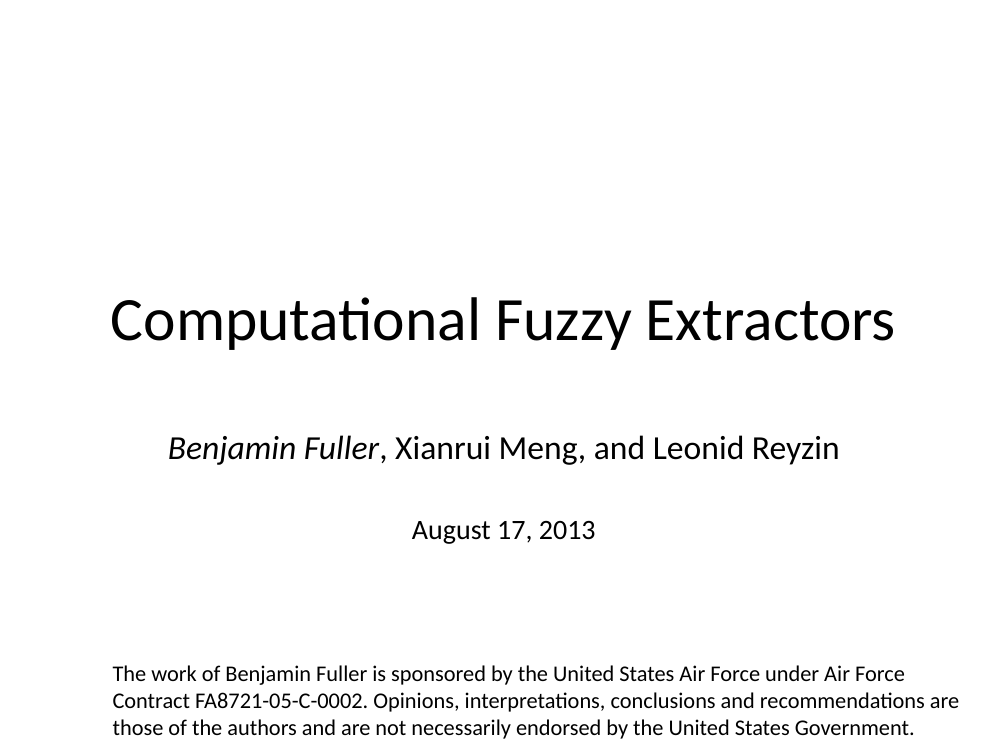
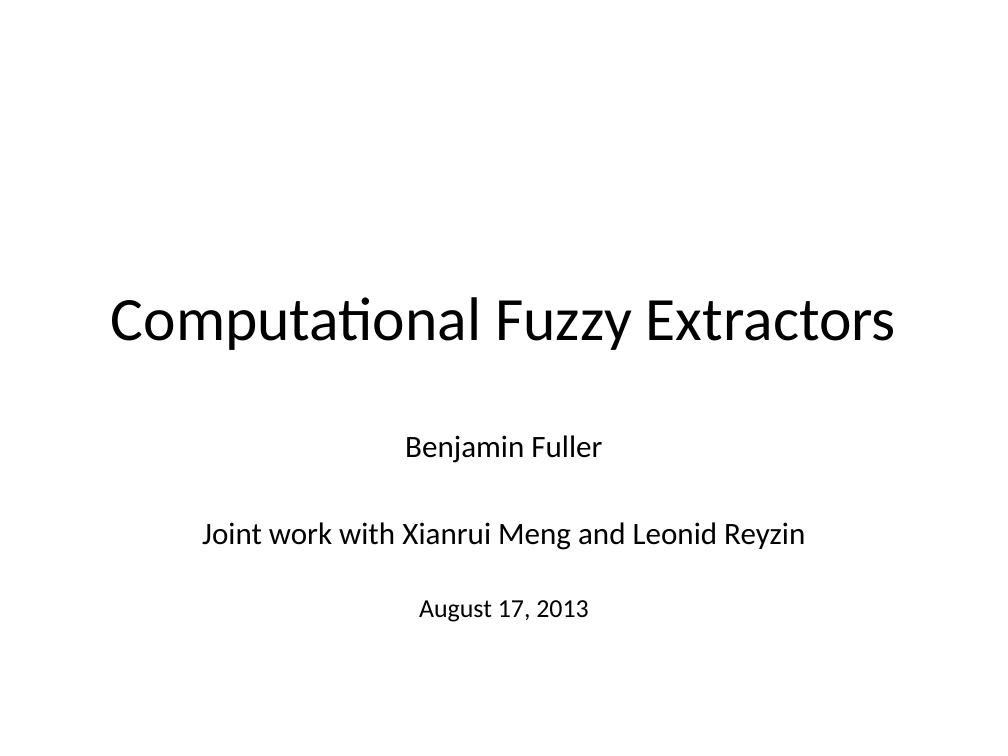
Before and after one commit to xianruimeng/comp-fuzzy-ext, a slide deck: slide 1 of ComputationalFuzzyExtractors-CryptoRump.pptx. Drawn at 1008x756 pixels with LibreOffice and Linux fonts; fonts in the diff are those of the drawing. Boxes give left, top, right and bottom in pixels: in the first picture for what was removed or moved away, otherwise in the second. Text is boxed around its words. In the diff, an @@ line names an element or a change of style, - is before the commit and + after.

```diff
--- a/ComputationalFuzzyExtractors-CryptoRump.pptx
+++ b/ComputationalFuzzyExtractors-CryptoRump.pptx
@@ subtitle at [202,435,805,550]: text changed; size 24 to 22.2 pt @@
-Benjamin Fuller, Xianrui Meng, and Leonid Reyzin
+Benjamin Fuller
+Joint work with Xianrui Meng and Leonid Reyzin
@@ subtitle at [419,600,588,622]: size 20 to 18.5 pt in "August 17, 2013" @@
@@ text removed at [113,665,959,739] @@
-The work of Benjamin Fuller is sponsored by the United States Air Force under Air Force Contract FA8721-05-C-0002. Opinions, interpretations, conclusions and recommendations are those of the authors and are not necessarily endorsed by the United States Government.
```
Also in this commit, not shown: 3 other slides changed, 4 slides added, 1 other file.
